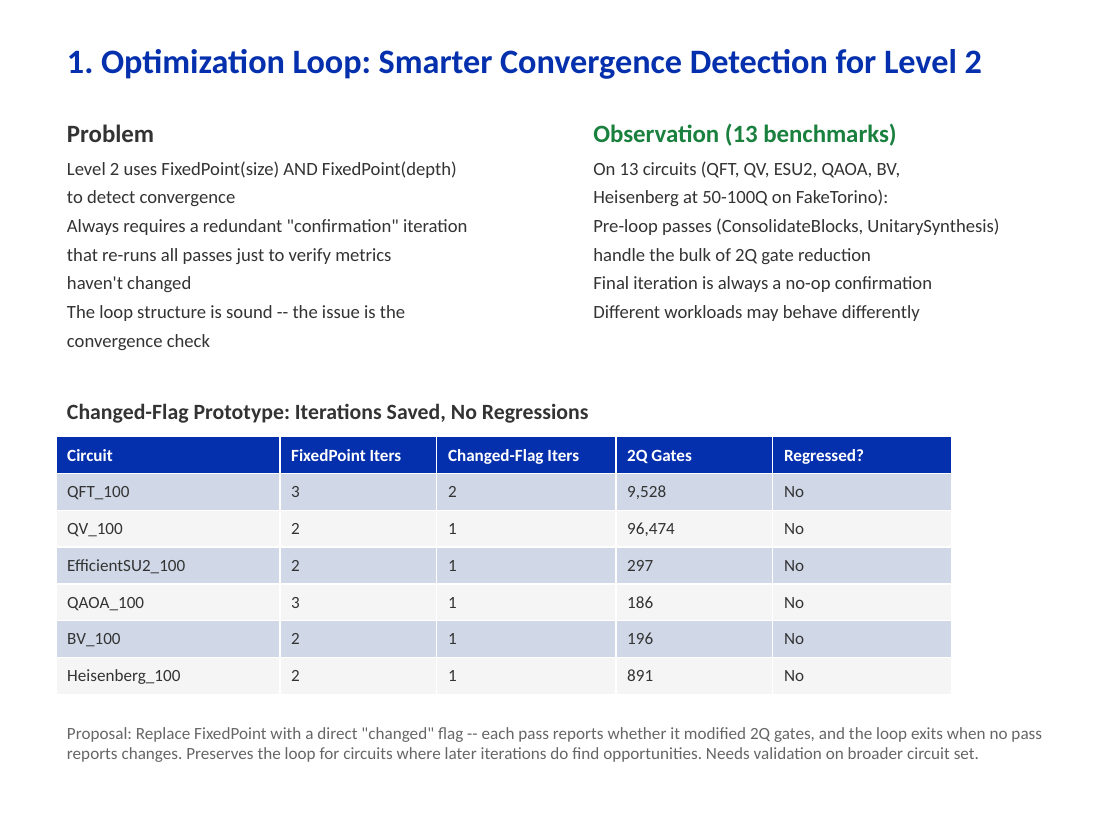
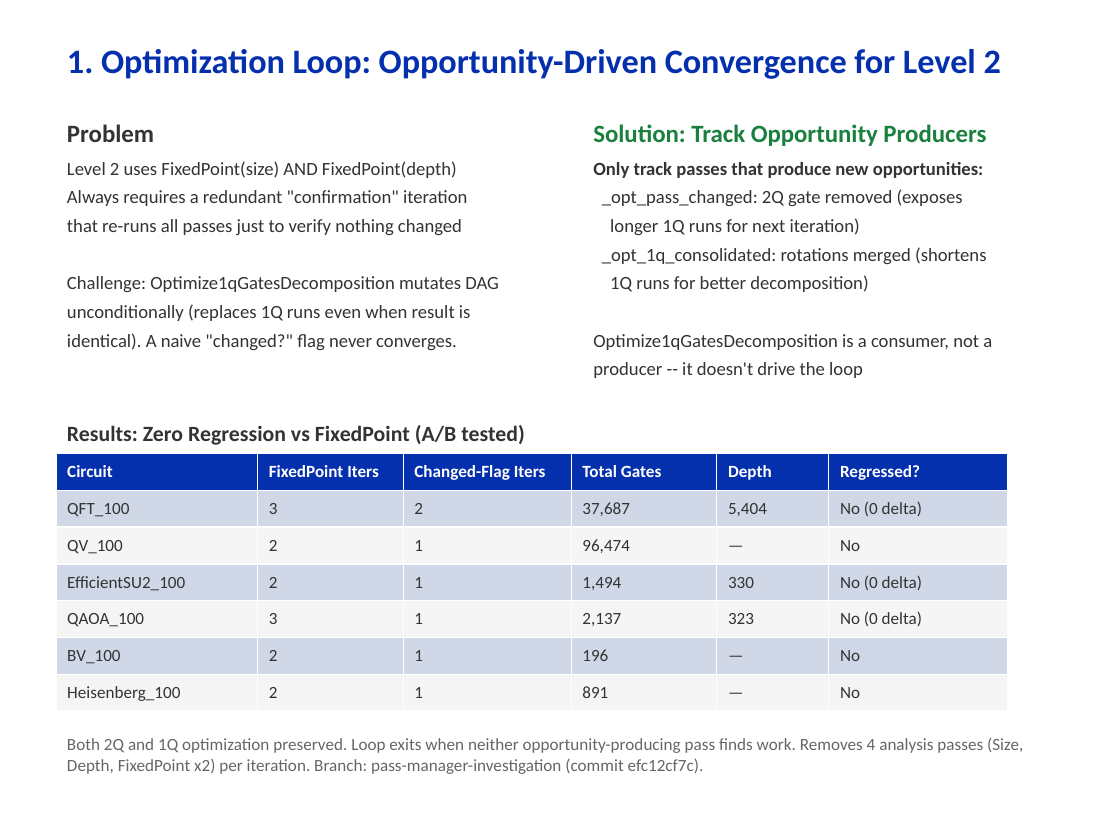
Before and after one commit to hfwen0502/qiskit, a slide deck: slide 2 of investigation/qiskit_transpiler_optimizations.pptx. Drawn at 1120x840 pixels with LibreOffice and Linux fonts; fonts in the diff are those of the drawing. Boxes give left, top, right and bottom in pixels: in the first picture for what was removed or moved away, otherwise in the second. Text is boxed around its words. In the diff, an @@ line names an element or a change of style, - is before the commit and + after.

```diff
--- a/investigation/qiskit_transpiler_optimizations.pptx
+++ b/investigation/qiskit_transpiler_optimizations.pptx
@@ text at (67,49,1001,79): text changed @@
-1. Optimization Loop: Smarter Convergence Detection for Level 2
+1. Optimization Loop: Opportunity-Driven Convergence for Level 2
@@ text at (593,124,986,146): text changed @@
-Observation (13 benchmarks)
+Solution: Track Opportunity Producers
@@ text at (593,162,992,378): text changed @@
-On 13 circuits (QFT, QV, ESU2, QAOA, BV,
-Heisenberg at 50-100Q on FakeTorino):
-Pre-loop passes (ConsolidateBlocks, UnitarySynthesis)
-handle the bulk of 2Q gate reduction
-Final iteration is always a no-op confirmation
-Different workloads may behave differently
+Only track passes that produce new opportunities:
+_opt_pass_changed: 2Q gate removed (exposes
+longer 1Q runs for next iteration)
+_opt_1q_consolidated: rotations merged (shortens
+1Q runs for better decomposition)
+Optimize1qGatesDecomposition is a consumer, not a
+producer -- it doesn't drive the loop
@@ text at (67,190,236,206): paragraph removed @@
-to detect convergence
@@ text at (67,219,499,350): text changed @@
-that re-runs all passes just to verify metrics
-haven't changed
-The loop structure is sound -- the issue is the
-convergence check
+that re-runs all passes just to verify nothing changed
+Challenge: Optimize1qGatesDecomposition mutates DAG
+unconditionally (replaces 1Q runs even when result is
+identical). A naive "changed?" flag never converges.
@@ text at (67,425,525,445): text changed @@
-Changed-Flag Prototype: Iterations Saved, No Regressions
+Results: Zero Regression vs FixedPoint (A/B tested)
@@ table at (56,454,1008,711) @@
-column 4: 2Q Gates | 9,528 | 96,474 | 297 | 186 | 196 | 891
-column 5: Regressed? | No | No | No | No | No | No
+column 4: Total Gates | 37,687 | 96,474 | 1,494 | 2,137 | 196 | 891
+column 5: Depth | 5,404 | — | 330 | 323 | — | —
+column 6: Regressed? | No (0 delta) | No | No (0 delta) | No (0 delta) | No | No
@@ table: place and size @@
-table at (56,437,952,694)
+table at (56,454,1008,711)
@@ text at (67,738,1023,774): text changed @@
-Proposal: Replace FixedPoint with a direct "changed" flag -- each pass reports whether it modified 2Q gates, and the loop exits when no pass reports changes. Preserves the loop for circuits where later iterations do find opportunities. Needs validation on broader circuit set.
+Both 2Q and 1Q optimization preserved. Loop exits when neither opportunity-producing pass finds work. Removes 4 analysis passes (Size, Depth, FixedPoint x2) per iteration. Branch: pass-manager-investigation (commit efc12cf7c).
```
Also in this commit, not shown: 4 other slides changed, 1 other file.
